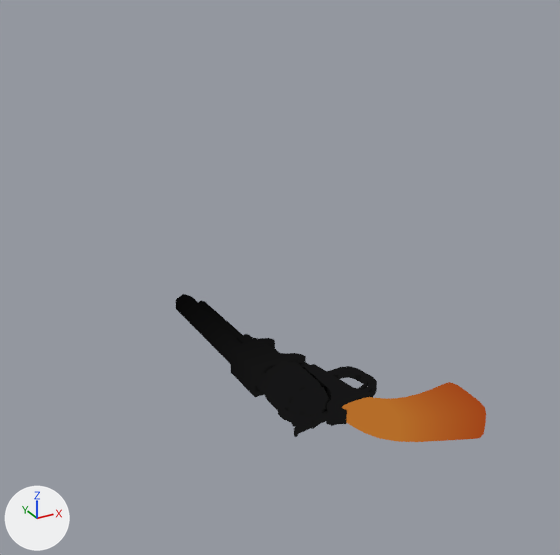
The Blender file Blend/RevolverProjectile.blend: old version first, new version second.
Before and after are seen from a 50 mm camera at (-0.432, -0.676, 0.494) aimed at (-0.04, 0.037, 0.138). Arrows for +X, +Y and +Z are at lower left; the lights stay in place.

In view in the first picture: 'Guns'.
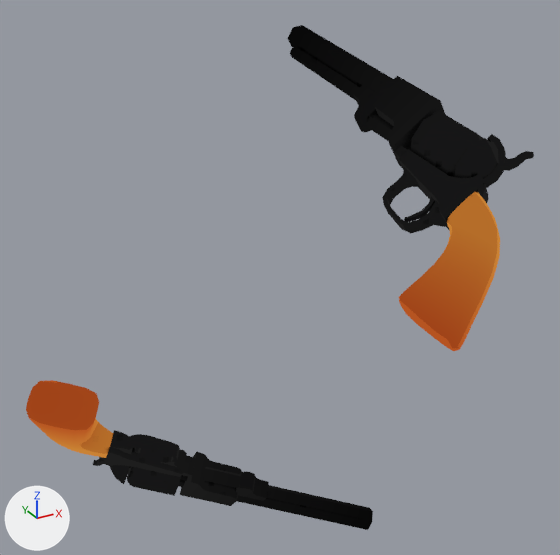
Pixel boxes [x1, y1, x2, y2] of what changed, in the pictures (560 x 555 px):
'Guns', moved, turned: before [176, 294, 486, 442]; after [26, 380, 373, 530]
'Guns.001', added: after [288, 25, 534, 351]

What the commit changed:
Object 'Guns' (ob_guns) moves from (0.0, 0.0, 0.0) to (-0.193, 0.065, -0.077).
Object 'Guns' (ob_guns) turns from (0, 0, 0) to (-29, -49, 268) degrees about x, y and z.
Object 'Guns.001' (ob_guns_001) is new; it shows a copy of the mesh of ob_guns.
Its location is (0.071, -0.077, 0.27).
Its rotation in degrees is (-19, -218, 356).
